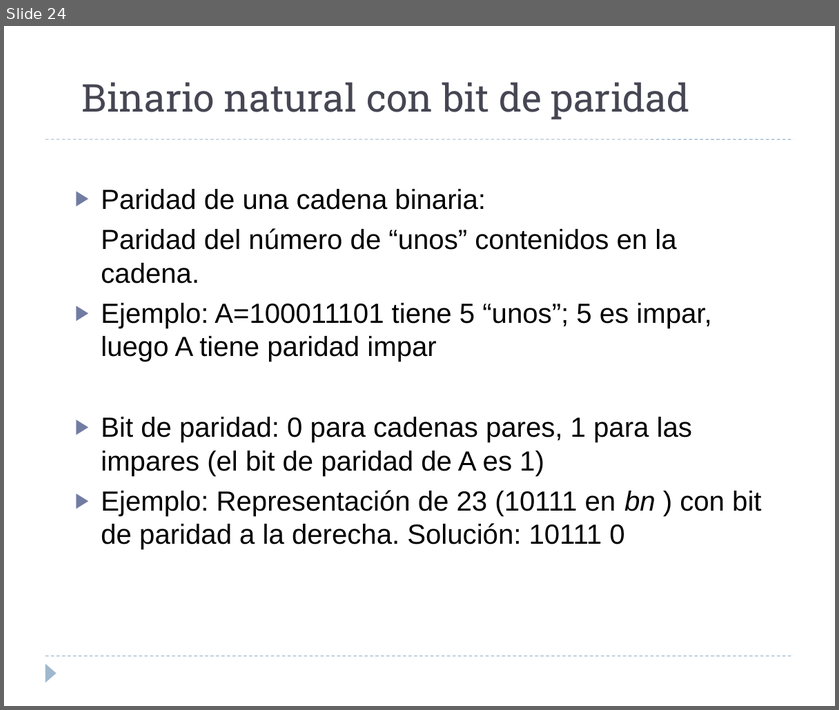
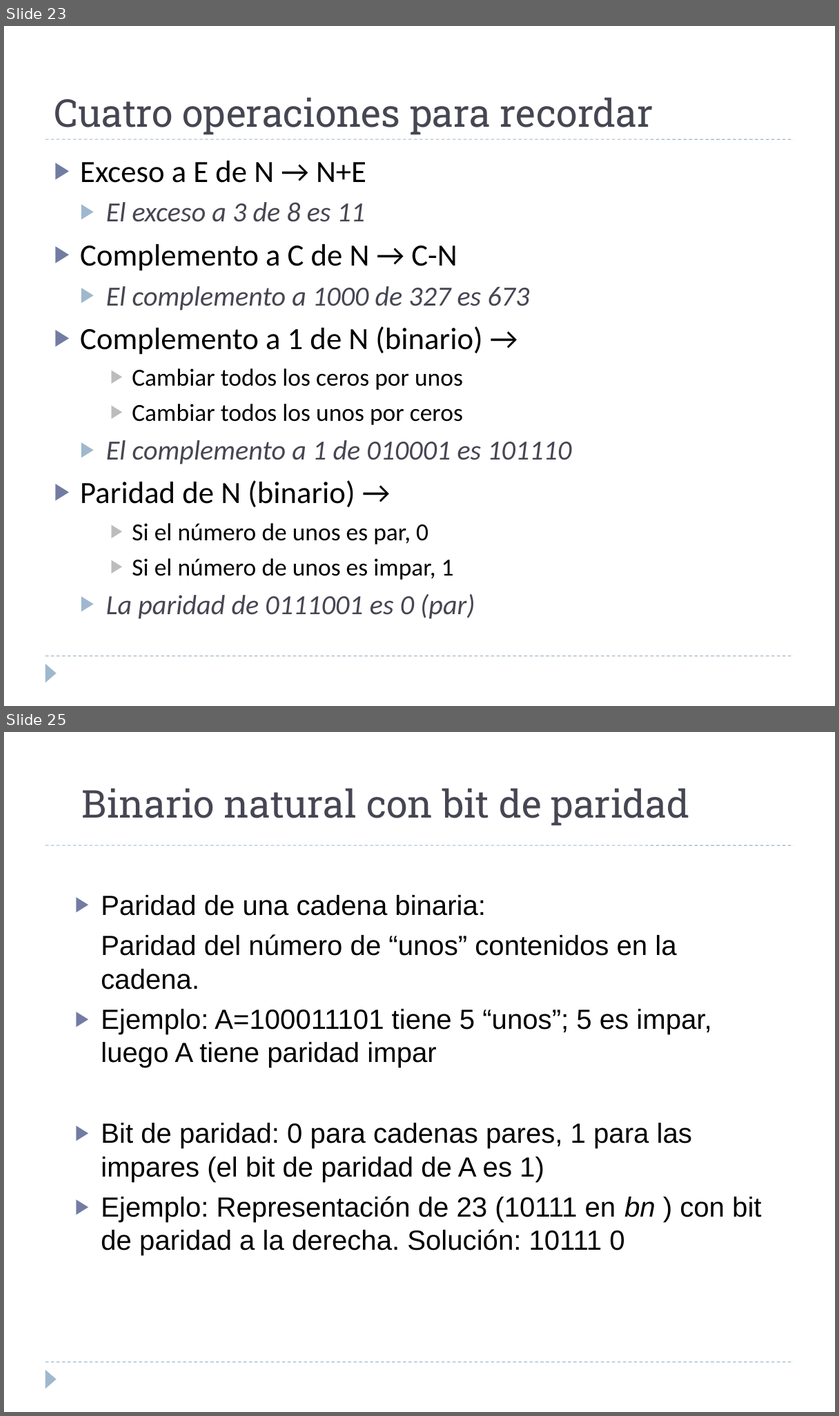
Before and after one commit to luisfromero/fucomp, a slide deck: temas/tema2.pptx. Shown one above the other, each under a label of ours: slide 24 before the commit, slides 23 and 25 after it; the slides between them are not shown. The pictures are 839x710 and 839x1416 pixels, drawn with LibreOffice and Linux fonts; fonts in the diff are those of the drawing. Boxes give left, top, right and bottom in pixels: in the first picture for what was removed or moved away, otherwise in the second. Text is boxed around its words. In the diff, an @@ line names an element or a change of style, - is before the commit and + after.

```diff
--- a/temas/tema2.pptx
+++ b/temas/tema2.pptx
@@ slide 23 added at [4,26,835,706], background #FFFFFF; not listed: 3 template elements that a slide beside it also shows @@
@@ title added at [54,97,653,135], 36 pt, text #464653 @@
+Cuatro operaciones para recordar
@@ text added at [80,161,571,619], 26 pt, text #000000 @@
+▶ Exceso a E de N → N+E
+  ▶ El exceso a 3 de 8 es 11
+▶ Complemento a C de N → C-N
+  ▶ El complemento a 1000 de 327 es 673
+▶ Complemento a 1 de N (binario) →
+    ▶ Cambiar todos los ceros por unos
+    ▶ Cambiar todos los unos por ceros
+  ▶ El complemento a 1 de 010001 es 101110
+▶ Paridad de N (binario) →
+    ▶ Si el número de unos es par, 0
+    ▶ Si el número de unos es impar, 1
+  ▶ La paridad de 0111001 es 0 (par)
@@ what was slide 24 is now slide 25 @@
```
Also in this commit, not shown: 4 slides changed, 3 other files.
